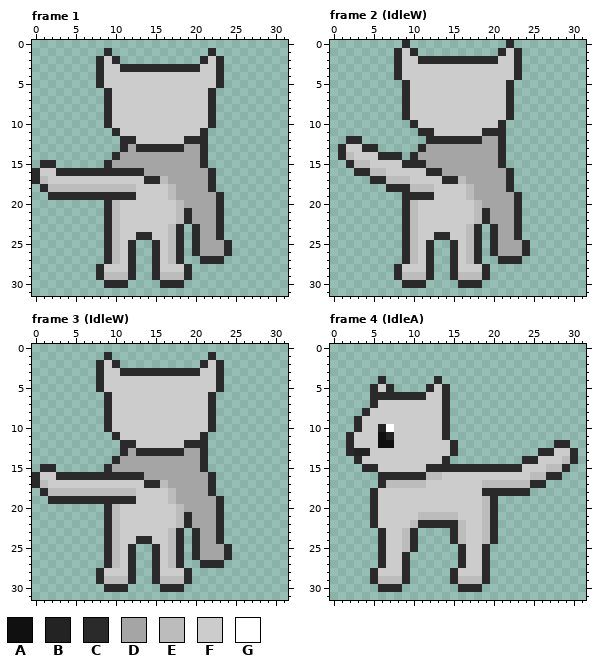
Pixel-art file, stored at Assets/Sprites/KittyCat.aseprite. The picture above is the old version.
32x32 pixels, 33 frames. Pixels under 10% opacity are left out. Colours within 5 levels of each other are drawn and written as one. Shown: frame 1, frame 2 (IdleW), frame 3 (IdleW), frame 4 (IdleA). The commit also changed other frames, which this record leaves out.
Palette (. is transparent): A #101010  B #232323  C #2a2a2a  D #a5a5a5  E #bcbcbc  F #cccccc  G #ffffff
After:
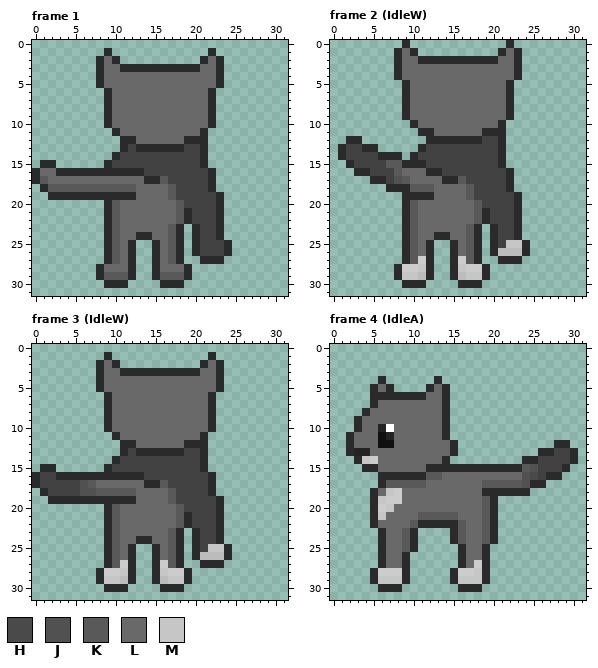
Colours new in this view: H #4a4a4a  J #515151  K #595959  L #696969  M #c6c6c6
Commit message: Changed Cat Color + New Levels
Difference:
layer "Mark" added
colour D: #a5a5a5 -> #424242
Frame 1, layers "HeadColor", "BodyColor":
y 2: x 9 F -> L; x 22 F -> L
y 3: x 9..10 FF -> LL; x 21..22 FF -> LL
y 4..5: x 9..22 FFFFFFFFFFFFFF -> LLLLLLLLLLLLLL
y 6..10: x 10..21 FFFFFFFFFFFF -> LLLLLLLLLLLL
y 11: x 11..20 FFFFFFFFFF -> LLLLLLLLLL
y 12: x 13..18 FFFFFF -> LLLLLL
y 16: x 1..2 FF -> LL
y 17: x 1..13 EFFFFFFFFFFFF -> KLLLLLLLLLLLL; x 16 E -> K
y 18: x 2..17 EEEEEEEEEEEFFFFE -> KKKKKKKKKKKLLLLK
y 19: x 13..17 FFFFE -> LLLLK
y 20..22: x 10..18 EFFFFFFFE -> KLLLLLLLK
y 23: x 10..17 EFFFFFFE -> KLLLLLLK
y 24: x 10..12 EFF -> KLL; x 15..17 FFE -> LLK
y 25..27: x 10..11 EF -> KL; x 16..17 FE -> LK
y 28: x 9..11 FFF -> LLL; x 16..18 FFF -> LLL
y 29: x 9..11 EEE -> KKK; x 16..18 EEE -> KKK
Frame 2 (IdleW), layers "Mark", "HeadColor", "BodyColor":
y 1: x 9 F -> L; x 22 F -> L
y 2: x 9..10 FF -> LL; x 21..22 FF -> LL
y 3..4: x 9..22 FFFFFFFFFFFFFF -> LLLLLLLLLLLLLL
y 5..9: x 10..21 FFFFFFFFFFFF -> LLLLLLLLLLLL
y 10: x 11..20 FFFFFFFFFF -> LLLLLLLLLL
y 11: x 13..18 FFFFFF -> LLLLLL
y 13: x 2..3 FF -> DD
y 14: x 2..5 EFFF -> DDDD
y 15: x 3..8 EEFFFF -> DDDDKK
y 16: x 5..11 EEFFFFF -> DDDKLLL
y 17: x 7..13 EEEFFFF -> DJKLLLL; x 16 E -> K
y 18: x 10..17 EEEFFFFE -> KKKLLLLK
y 19: x 13..17 FFFFE -> LLLLK
y 20..22: x 10..18 EFFFFFFFE -> KLLLLLLLK
y 23: x 10..17 EFFFFFFE -> KLLLLLLK
y 24: x 10..12 EFF -> KLL; x 15..17 FFE -> LLK
y 25: x 10..11 EF -> KL; x 16..17 FE -> LK; x 22..23 DD -> MM
y 26: x 10..11 EF -> KL; x 16..17 FE -> LK; x 21..23 DDD -> EEE
y 27: x 10 E -> K; x 17 E -> K
y 28: x 11 F -> M; x 16 F -> M
y 29: x 9..10 EE -> MM; x 17..18 EE -> MM
Frame 3 (IdleW), layers "Mark", "HeadColor", "BodyColor":
y 2: x 9 F -> L; x 22 F -> L
y 3: x 9..10 FF -> LL; x 21..22 FF -> LL
y 4..5: x 9..22 FFFFFFFFFFFFFF -> LLLLLLLLLLLLLL
y 6..10: x 10..21 FFFFFFFFFFFF -> LLLLLLLLLLLL
y 11: x 11..20 FFFFFFFFFF -> LLLLLLLLLL
y 12: x 13..18 FFFFFF -> LLLLLL
y 16: x 1..2 FF -> DD
y 17: x 1..13 EFFFFFFFFFFFF -> DDDDDJKLLLLLL; x 16 E -> K
y 18: x 2..17 EEEEEEEEEEEFFFFE -> DDDDJJKKKKKLLLLK
y 19: x 13..17 FFFFE -> LLLLK
y 20..22: x 10..18 EFFFFFFFE -> KLLLLLLLK
y 23: x 10..17 EFFFFFFE -> KLLLLLLK
y 24: x 10..12 EFF -> KLL; x 15..17 FFE -> LLK
y 25: x 10..11 EF -> KL; x 16..17 FE -> LK; x 22..23 DD -> MM
y 26: x 10..11 EF -> KL; x 16..17 FE -> LK; x 21..23 DDD -> EEE
y 27: x 10 E -> K; x 17 E -> K
y 28: x 11 F -> M; x 16 F -> M
y 29: x 9..10 EE -> MM; x 17..18 EE -> MM
Frame 4 (IdleA), layers "Mark", "HeadColor", "BodyColor":
y 5: x 6 F -> L; x 13 F -> L
y 6: x 12..13 FF -> LL
y 7: x 6..13 FFFFFFFF -> LLLLLLLL
y 8: x 5..13 FFFFFFFFF -> LLLLLLLLL
y 9: x 4..13 FFFFFFFFFF -> LLLLLLLLLL
y 10: x 4..5 FF -> LL; x 8..13 FFFFFF -> LLLLLL
y 11: x 3..5 FFF -> LLL; x 8..13 FFFFFF -> LLLLLL
y 12: x 3..5 FFF -> LLL; x 8..14 FFFFFFF -> LLLLLLL
y 13: x 5..14 FFFFFFFFFF -> LLLLLLLLLL; x 28..29 FF -> DD
y 14: x 4 F -> M; x 6..13 FFFFFFFF -> LLLLLLLL; x 26..29 FFFE -> DDDD
y 15: x 6..11 FFFFFF -> LLLLLL; x 24..28 FFFEE -> KJDDD
y 16: x 12..26 EEFFFFFFFFFFFEE -> KKLLLLLLLLLLJHD
y 17: x 7..24 EEEEEFFFFFFFEEEEEE -> KKKKKLLLLLLLKKKKKJ
y 18: x 6..7 FF -> LM; x 9..18 FFFFFFFFFF -> LLLLLLLLLL
y 19: x 6 F -> M; x 9..19 FFFFFFFFFFE -> LLLLLLLLLLK
y 20: x 7..19 FFFFFFFFFFFFE -> MLLLLLLLLLLLK
y 21: x 6..19 FFFFFEEEEEFFFE -> MLLLLKKKKKLLLK
y 22: x 6..10 FFFFE -> LLLLK; x 16..19 EFFE -> KLLK
y 23..24: x 7..9 FFE -> LLK; x 16..19 EFFE -> KLLK
y 25: x 7..9 FFE -> LLK; x 17..18 FF -> LL
y 26: x 7..8 FF -> LL; x 17..18 FF -> LL
y 27: x 7..8 FF -> LL; x 17 F -> L
y 28: x 18 F -> M
y 29: x 6..8 EEE -> MMM; x 16..18 EEE -> MMM
